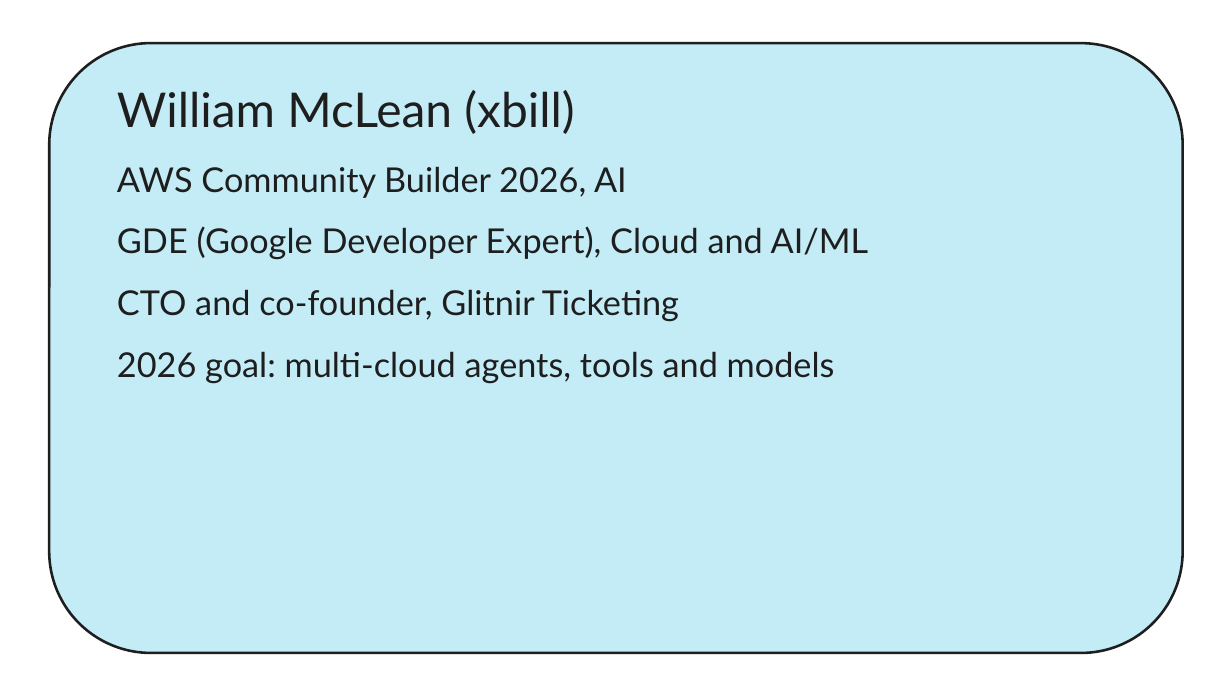
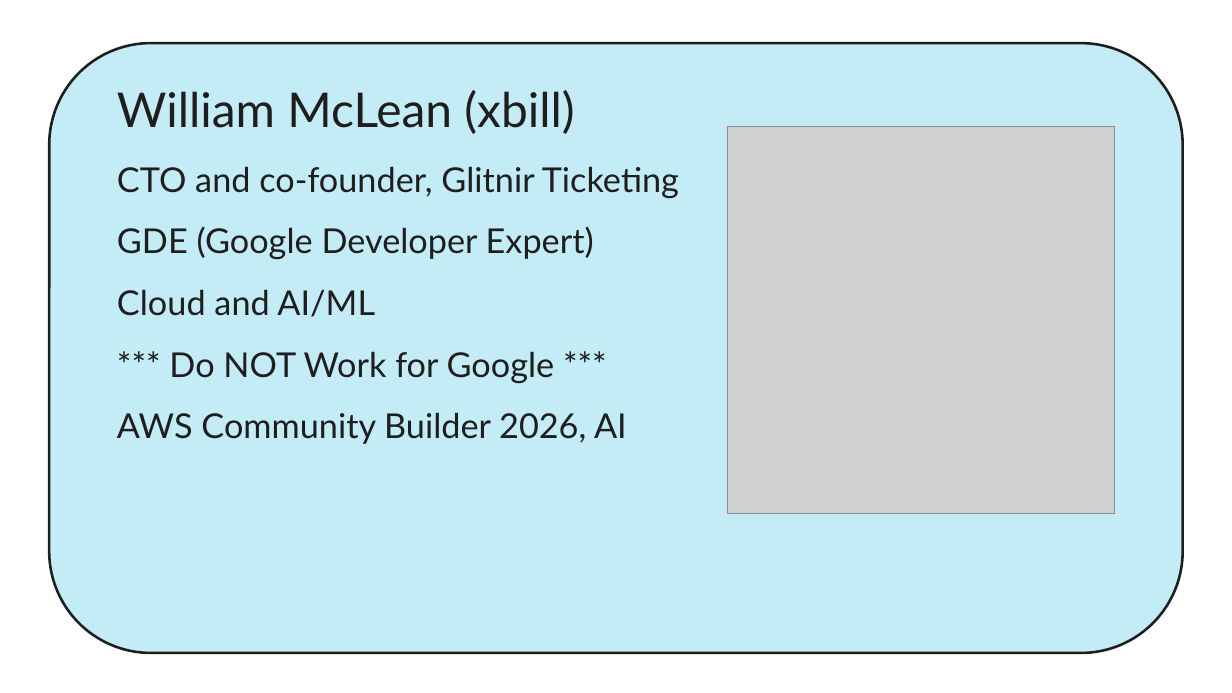
Before and after one commit to xbill9/codejam-claude, a slide deck: slide 2 of slides/code-jam.pptx. Drawn at 1232x693 pixels with LibreOffice and Linux fonts; fonts in the diff are those of the drawing; grey boxes stand for pictures. Boxes give left, top, right and bottom in pixels: in the first picture for what was removed or moved away, otherwise in the second. Text is boxed around its words. In the diff, an @@ line names an element or a change of style, - is before the commit and + after.

```diff
--- a/slides/code-jam.pptx
+++ b/slides/code-jam.pptx
@@ picture added at [728, 127, 1115, 514] @@
@@ text at [117, 166, 679, 383]: paragraphs added @@
+CTO and co-founder, Glitnir Ticketing
+GDE (Google Developer Expert)
+Cloud and AI/ML
+*** Do NOT Work for Google ***
@@ text at [117, 226, 869, 383]: paragraphs removed @@
-GDE (Google Developer Expert), Cloud and AI/ML
-CTO and co-founder, Glitnir Ticketing
-2026 goal: multi-cloud agents, tools and models
```
Also in this commit, not shown: 5 other slides changed, 4 slides added, 1 slide removed, 2 other files.
